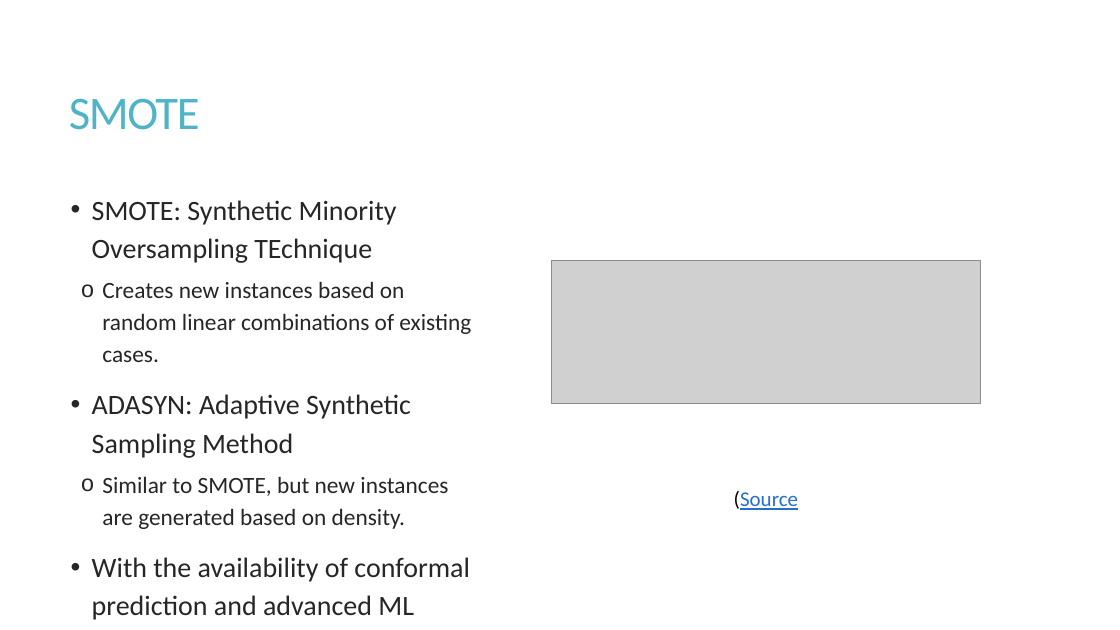
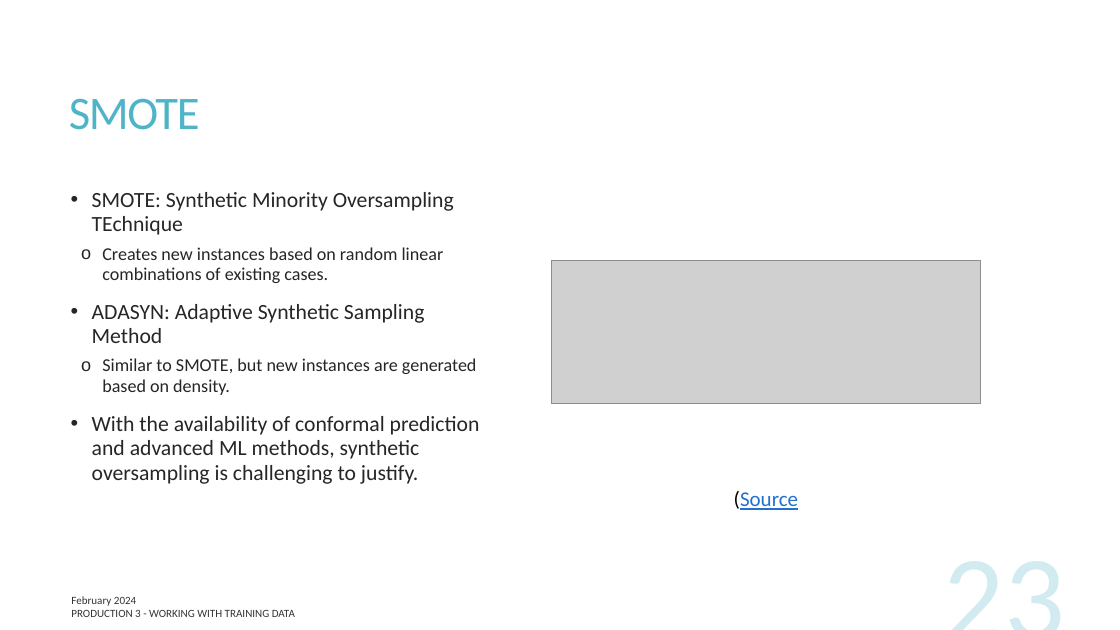
Before and after one commit to UofT-DSI/production, a slide deck: slide 23 of lessons/part_3/production_3.pptx. Drawn at 1120x630 pixels with LibreOffice and Linux fonts; fonts in the diff are those of the drawing; grey boxes stand for pictures. Boxes give left, top, right and bottom in pixels: in the first picture for what was removed or moved away, otherwise in the second. Text is boxed around its words. In the diff, an @@ line names an element or a change of style, - is before the commit and + after.

```diff
--- a/lessons/part_3/production_3.pptx
+++ b/lessons/part_3/production_3.pptx
@@ text "SMOTE: Synthetic Minority Oversampling TEchnique" at (x1=92, y1=192, x2=480, y2=484): size 24 to 18.6 pt in "SMOTE: Synthetic Minority Oversampling TEchnique", "ADASYN: Adaptive Synthetic Sampling Method", "With the availability of conformal prediction and ..."; size 20 to 15.5 pt in "Creates new instances based on random linear ...", "Similar to SMOTE, but new instances are ..."; line spacing 1.14 to 0.94 @@
@@ page number added at (x1=805, y1=540, x2=1074, y2=630), 103 pt, text #50B4C8 at 25% opacity @@
+23
@@ text added at (x1=71, y1=596, x2=136, y2=606), 9.5 pt, text #000000 at 80% opacity @@
+February 2024
@@ text added at (x1=71, y1=610, x2=295, y2=617), 9.5 pt, text #000000 at 80% opacity @@
+PRODUCTION 3 - WORKING WITH TRAINING DATA
```
Also in this commit, not shown: 18 other slides changed, 4 slides added, 4 slides removed, 2 other files.
